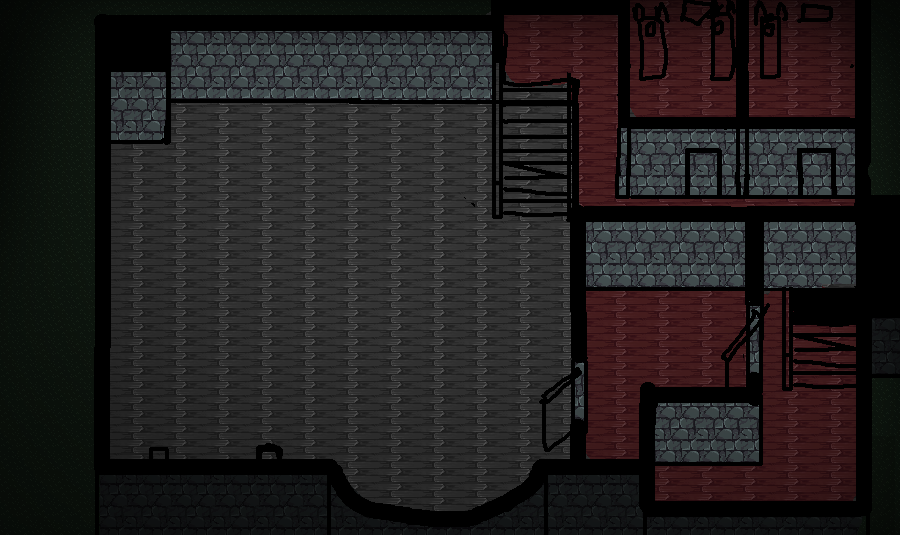
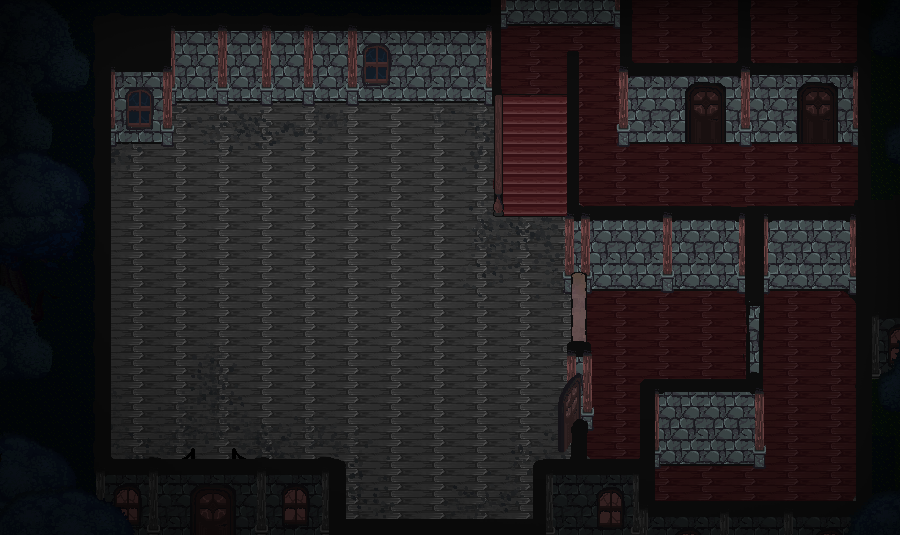
The second 900x535 image is a revision of the first. Changes to its layers:
removed layer "Calque 351" over [94, 0, 900, 535]
added group "Arbres" with 10 layers above "Calque 357" over [0, 0, 900, 535]
added layer "Calque 376 copie 6" in group "Arbres" over [868, 0, 900, 58]
added layer "Calque 376 copie 5" in group "Arbres" over [844, 489, 900, 535]
added layer "Calque 376 copie 9" in group "Arbres" over [0, 285, 53, 462]
added layer "Calque 376 copie 4" in group "Arbres" over [0, 485, 135, 535]
added layer "Calque 376 copie 3" in group "Arbres" over [0, 431, 77, 535]
added layer "Calque 376 copie 2" in group "Arbres" over [0, 146, 90, 337]
added layer "Calque 376 copie" in group "Arbres" over [0, 62, 53, 239]
added layer "Calque 376" in group "Arbres" over [0, 0, 90, 182]
added layer "Calque 377" above "escalier" over [111, 96, 581, 519]
added group "escalier" with 2 layers above "fenetre" over [493, 89, 567, 217]
added layer "Calque 374" in group "escalier" over [500, 97, 567, 216]
added layer "fenetre" above "pallette clair" over [125, 43, 391, 131]
added layer "Calque 379 copie" above "Calque 379" over [797, 82, 838, 143]
added layer "Calque 379" above "Calque 378" over [685, 82, 726, 143]
added layer "Calque 378" above "pilier dehors" over [113, 324, 900, 535]
added layer "pilier dehors" above "pillier dedans" over [94, 311, 881, 535]
added layer "pillier dedans" above "murs" over [111, 0, 858, 469]
added layer "murs" above "sol dehors" over [93, 0, 900, 535]
renamed "Calque 354" to "sol dehors", painted on it over [0, 0, 900, 535]
renamed "Calque 355" to "murs dehors", painted on it over [91, 310, 900, 535]
renamed "Calque 352" to "mur dedans", painted on it over [105, 0, 870, 465]
renamed "Calque 353" to "sol2", painted on it over [464, 0, 900, 513]
…and 5 more changes (5 added)
